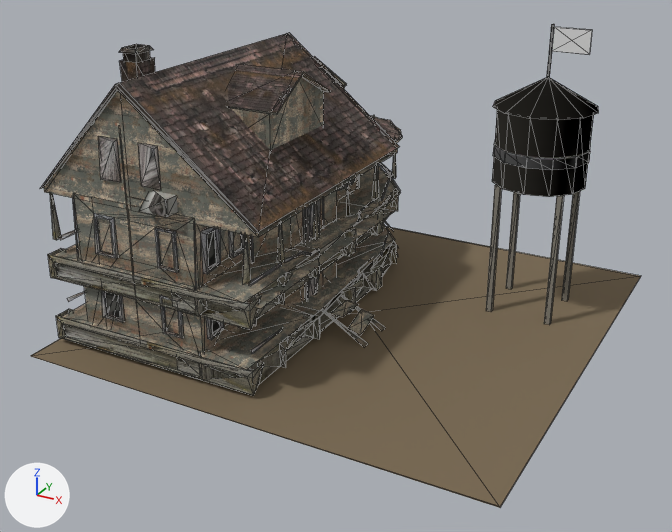
The glTF model assets/dist/dweller_building_hq/lod0.glb as it was, and as the next commit left it.
Camera for both pictures: a 50 mm lens placed at (17.8, -34.8, 19.5), pointed at (-0.3, -1.9, 3.1). The lights are fixed; the arrows at lower left show +X, +Y and +Z. The picture after the commit comes second. Mesh edges are drawn as thin lines. Vertices at exactly the same position are counted once.

Objects in the first picture: 'dweller_building_hq'.
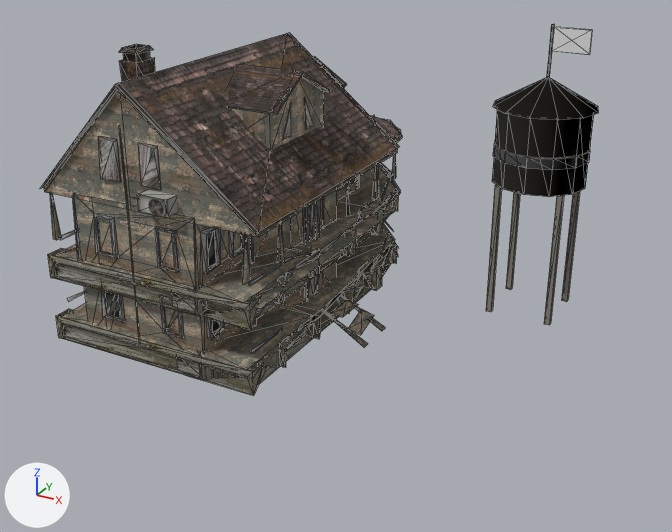
Scene script edits in JSON lines:
```json
{"block": "me_dweller_building_hq", "where": "# used by ob_dweller_building_hq; location = (0.0, 0.0, 0.0)"}
{"op": "remove", "block": "me_dweller_building_hq", "code": "me_dweller_building_hq.from_pydata(...)  # 1564 vertices, 2315 faces; spans x -10.5..10.5, y -10.5..10.5, z 0.0..13.1"}
{"op": "remove", "block": "me_dweller_building_hq", "code": "me_dweller_building_hq.materials.append(mat_dirt)  # brown #7a6a52"}
{"op": "add", "block": "me_dweller_building_hq", "code": "me_dweller_building_hq.from_pydata(...)  # 1567 vertices, 2318 faces; spans x -10.5..8.8, y -9.3..9.3, z 0.0..13.1"}
{"block": "me_dweller_building_hq", "change": "me_dweller_building_hq part 1: the loose piece of 8 vertices spanning x -10.5..10.5, y -10.5..10.5, z 0.0 is deleted"}
{"block": "me_dweller_building_hq", "change": "me_dweller_building_hq part 2"}
{"block": "me_dweller_building_hq", "change": "5 vertices are removed from x -8.9..-0.3, y -8.9..8.6, z 0.3..7.0"}
{"block": "me_dweller_building_hq", "change": "126 faces are deleted"}
{"block": "me_dweller_building_hq", "change": "19 vertices move within x -6.7..-0.5, y -8.9..8.8, z 4.7..7.1"}
{"block": "me_dweller_building_hq", "change": "16 vertices are added at x -9.3..-0.9, y -9.3..3.5, z 0.3..10.4"}
{"block": "me_dweller_building_hq", "change": "58 new faces join them, mat_frame_wood (picture img_frame_wood_diffuse)"}
{"block": "me_dweller_building_hq", "change": "39 new faces join them, mat_plank_grey (picture img_plank_grey_diffuse)"}
{"block": "me_dweller_building_hq", "change": "7 new faces join them, mat_roof (picture img_roof_diffuse)"}
{"block": "me_dweller_building_hq", "change": "37 new faces join them, mat_wall_paint (picture img_wall_paint_diffuse)"}
```

Boxes (x1, y1, x2, y2) around the edits, measured in the pictures (672 x 532 px; the box of a moved part takes in the faces that stretch with it):
```json
{"object": "dweller_building_hq", "change": "reshaped", "before": [31, 24, 641, 508], "after": [41, 24, 598, 395], "on screen": "9% narrower, 23% shorter"}
{"part": 1, "of": "me_dweller_building_hq", "change": "deleted", "before": [31, 226, 641, 508], "on screen": "brown"}
{"part": 2, "of": "me_dweller_building_hq", "change": "moved or reshaped", "before": [53, 134, 375, 384], "after": [53, 99, 375, 384]}
```
